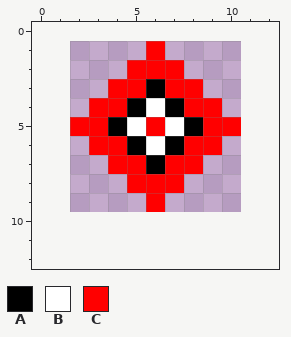
Pixel-art sprite: assets/marker.png. That is the earlier state.
The file is 9x9 pixels. The old version is drawn lined up with the new one, on the new canvas.
Palette (. is transparent): A #000000  B #ffffff  C #ff0000
Pixels before, first column x 2:
 1 ....C....
 2 ...CCC...
 3 ..CCACC..
 4 .CCABACC.
 5 CCABCBACC
 6 .CCABACC.
 7 ..CCACC..
 8 ...CCC...
 9 ....C....
The same view after the edit:
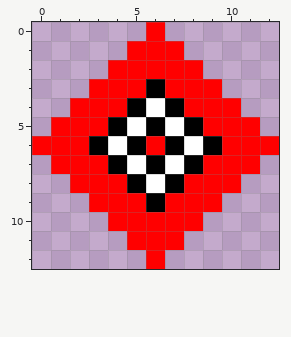
Message: Enlarged marker icon from 9x9 to 13x13 pixels
Diff:
canvas 9x9 -> 13x13, the old top-left corner now at 2,1
The author changed colour C to colour A in row 5 at x 6; in row 6 at x 3 and 9; in row 7 at x 4 and 8; in row 8 at x 5 and 7; in row 9 at x 6.
The author changed colour C to colour B in row 6 at x 4 and 8; in row 7 at x 5 and 7; in row 8 at x 6.
Colour C now appears in row 0 at x 6; in row 1 at x 5 and 7; in row 2 at x 4 and 8; in row 3 at x 3 and 9; in row 4 at x 2 and 10; in row 5 at x 1 and 11.
Colour C now appears in row 6 at x 0 to 2 and 10 to 12; in row 7 at x 1 to 3 and 9 to 11; in row 8 at x 2 to 4 and 8 to 10; in row 9 at x 3 to 5 and 7 to 9; in row 10 at x 4 to 8; in row 11 at x 5 to 7.
Colour C now appears in row 12 at x 6.
The author changed colour B to colour C in row 6 at x 6.
Changed places in both pictures, as pixel boxes (x1, y1, x2, y2):
changed: (32, 22, 279, 269)
